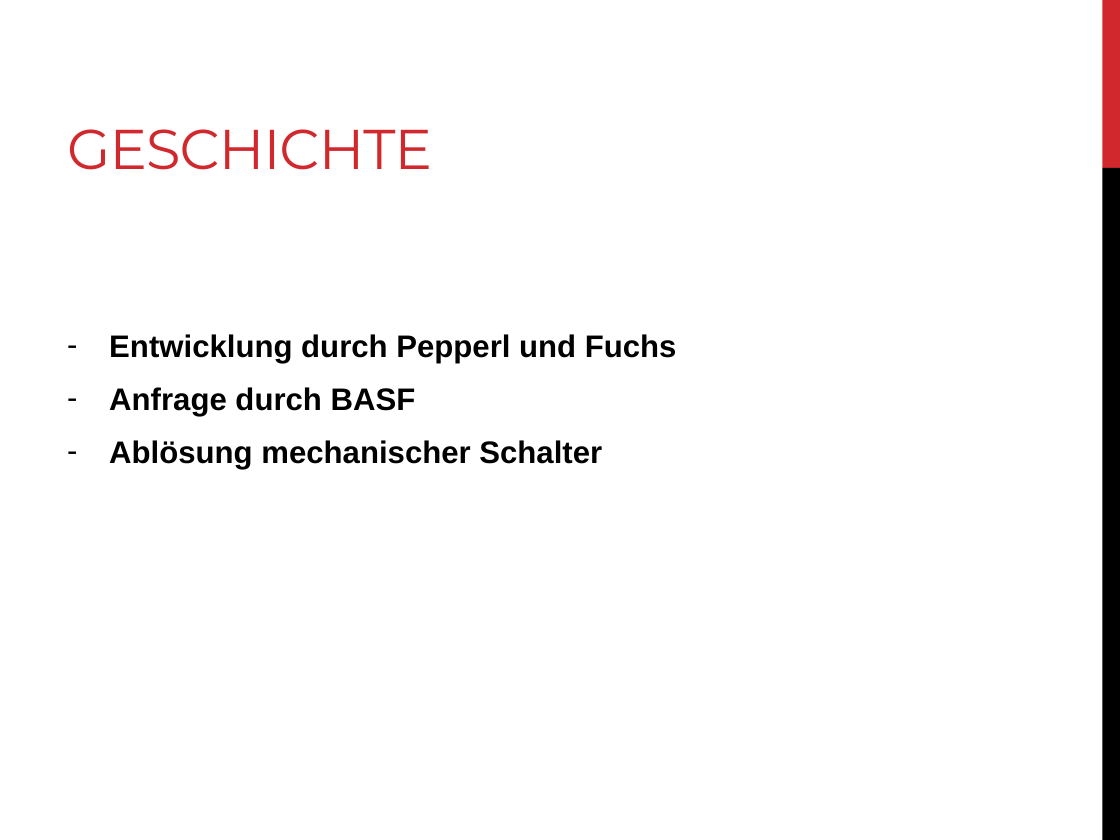
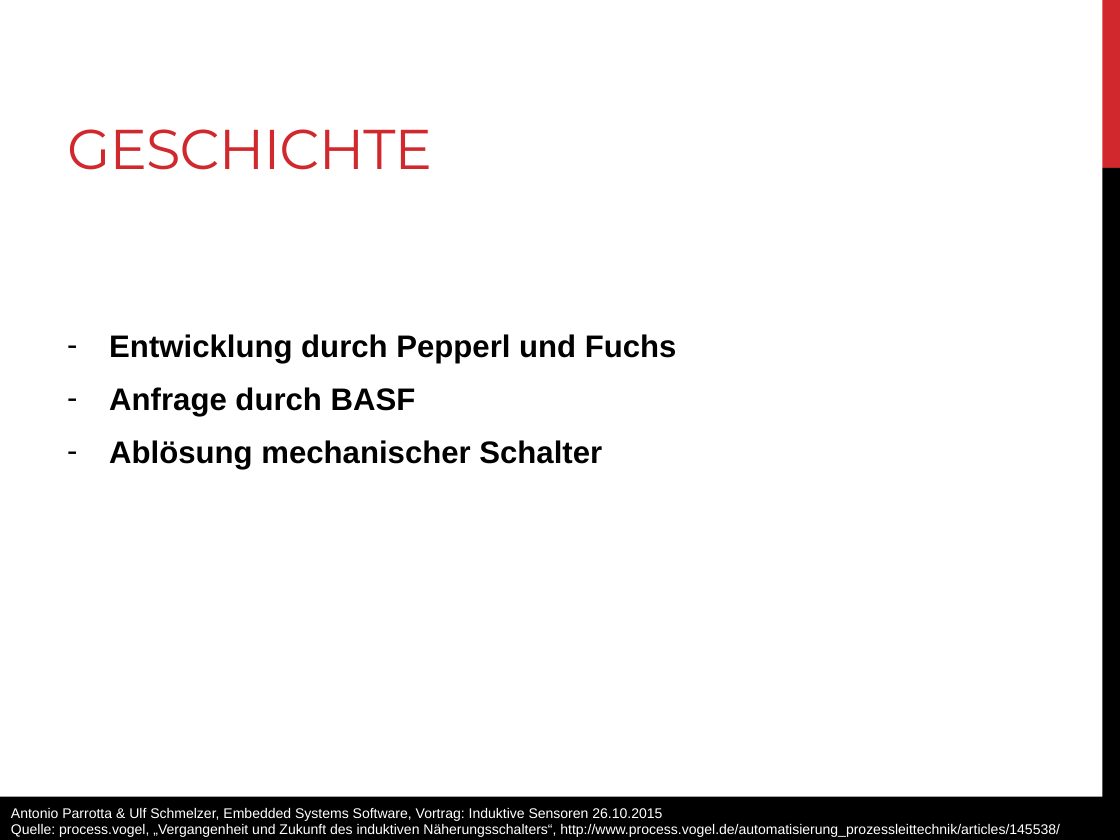
Before and after one commit to anpait00/TIB6, a slide deck: slide 2 of induktiv_sensoren.pptx. Drawn at 1120x840 pixels with LibreOffice and Linux fonts; fonts in the diff are those of the drawing. Boxes give left, top, right and bottom in pixels: in the first picture for what was removed or moved away, otherwise in the second. Text is boxed around its words. In the diff, an @@ line names an element or a change of style, - is before the commit and + after.

Commit message:
Power Point verschoenert .... denke ich. Ah und Quellen hinzugefuegt

```diff
--- a/induktiv_sensoren.pptx
+++ b/induktiv_sensoren.pptx
@@ rectangle added at box(0, 796, 1120, 840), fill #000000, 9 pt, text #FFFFFF @@
+Antonio Parrotta & Ulf Schmelzer, Embedded Systems Software, Vortrag: Induktive Sensoren 26.10.2015
+Quelle: process.vogel, „Vergangenheit und Zukunft des induktiven Näherungsschalters“, http://www.process.vogel.de/automatisierung_prozessleittechnik/articles/145538/
```
Also in this commit, not shown: 8 other slides changed.
